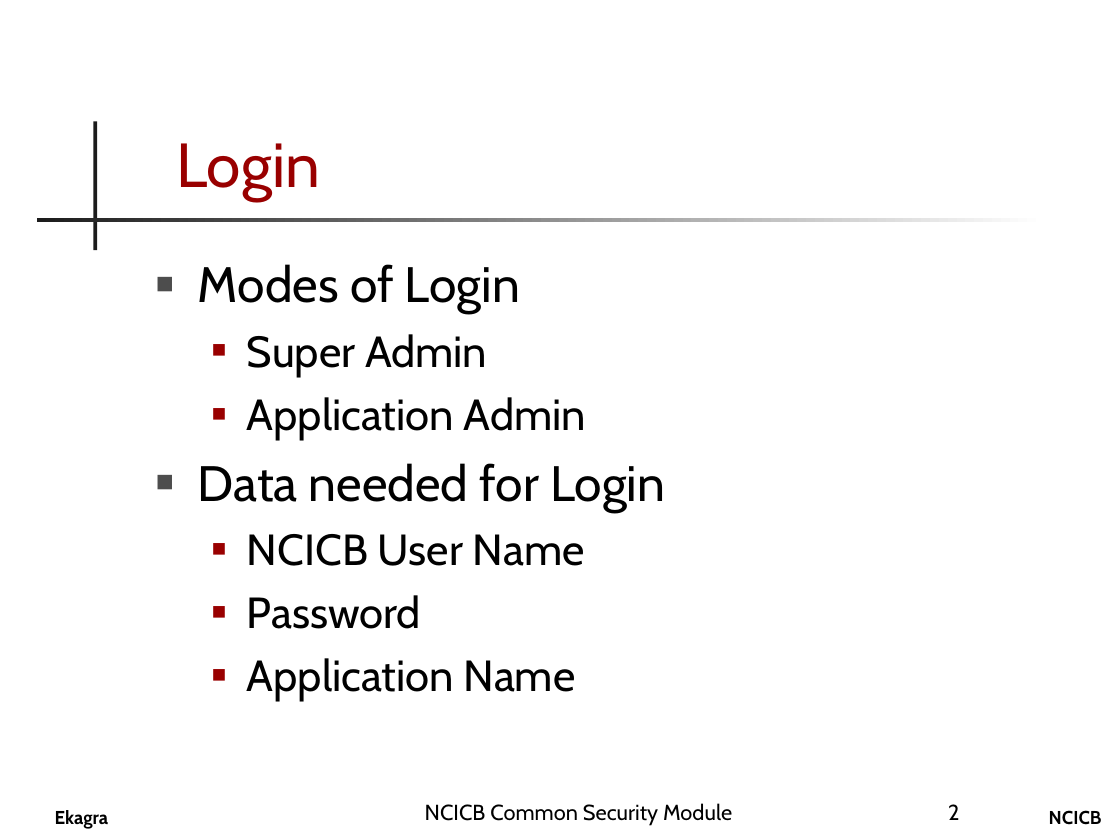
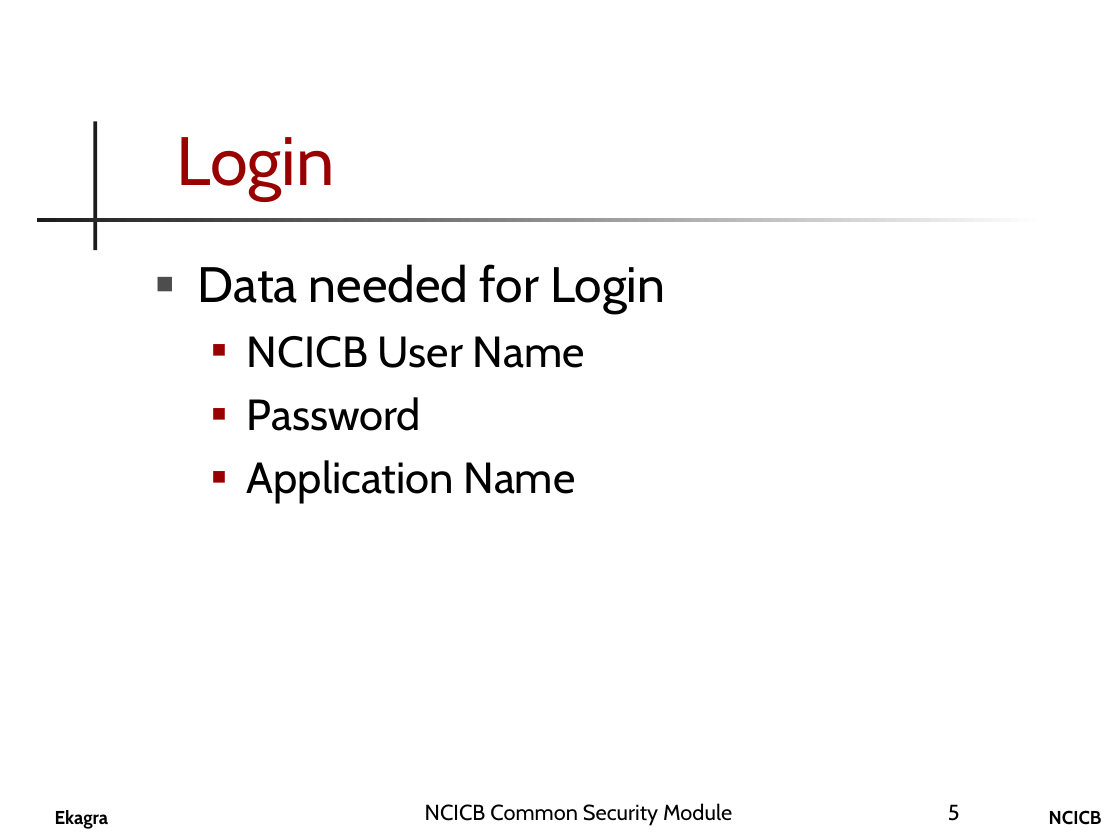
Before and after one commit to CBIIT/common-security-module-docs, a slide deck: slide 5 of Presentations/CSM_UPT_Presentation.ppt (slide 2 before the commit). Drawn at 1120x840 pixels with LibreOffice and Linux fonts; fonts in the diff are those of the drawing; background and template pictures are left out. Boxes give left, top, right and bottom in pixels: in the first picture for what was removed or moved away, otherwise in the second. Text is boxed around its words. In the diff, an @@ line names an element or a change of style, - is before the commit and + after.

```diff
--- a/Presentations/CSM_UPT_Presentation.ppt
+++ b/Presentations/CSM_UPT_Presentation.ppt
@@ title "Login" at (176, 137, 334, 201): size 40 to 44 pt @@
@@ text at (198, 264, 586, 440): paragraphs removed @@
-■ Modes of Login
-  ■ Super Admin
-  ■ Application Admin
@@ page number at (948, 804, 960, 821): text changed @@
-2
+5
```
Also in this commit, not shown: 4 other slides changed, 2 slides added, 1 slide removed.
